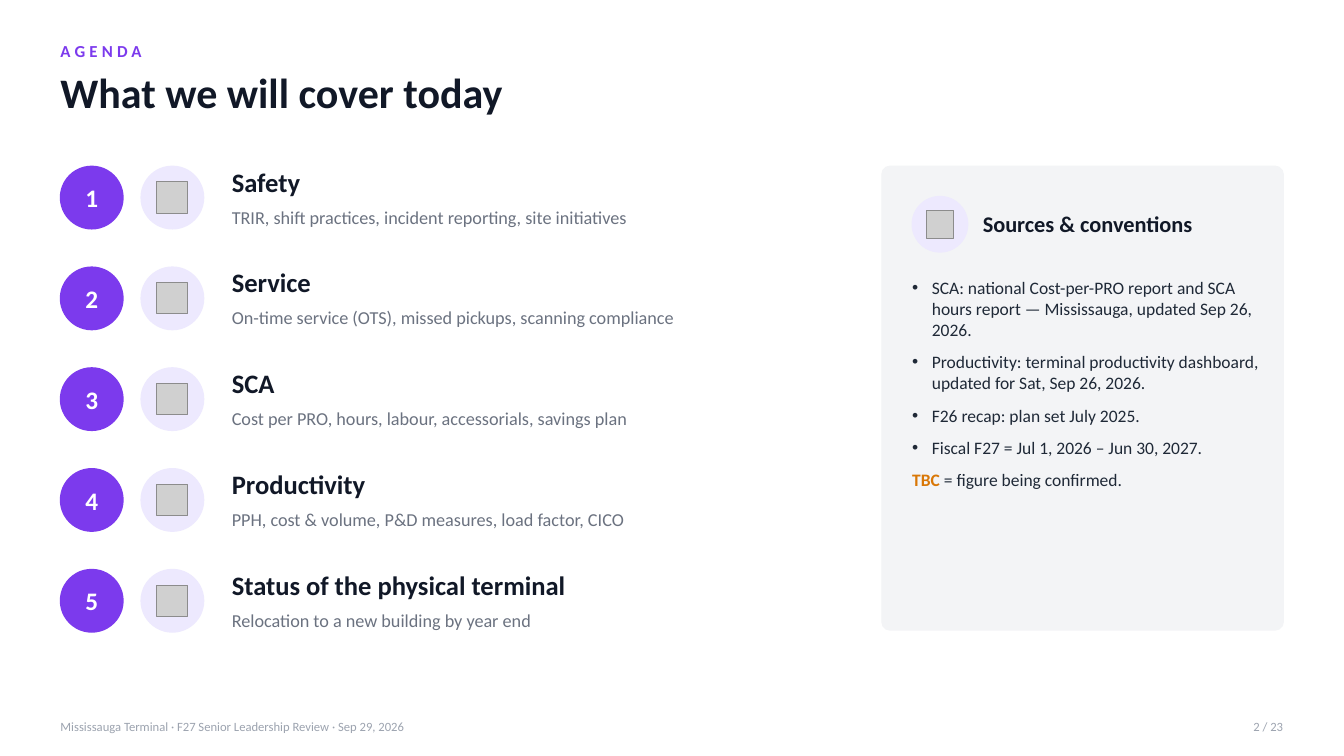
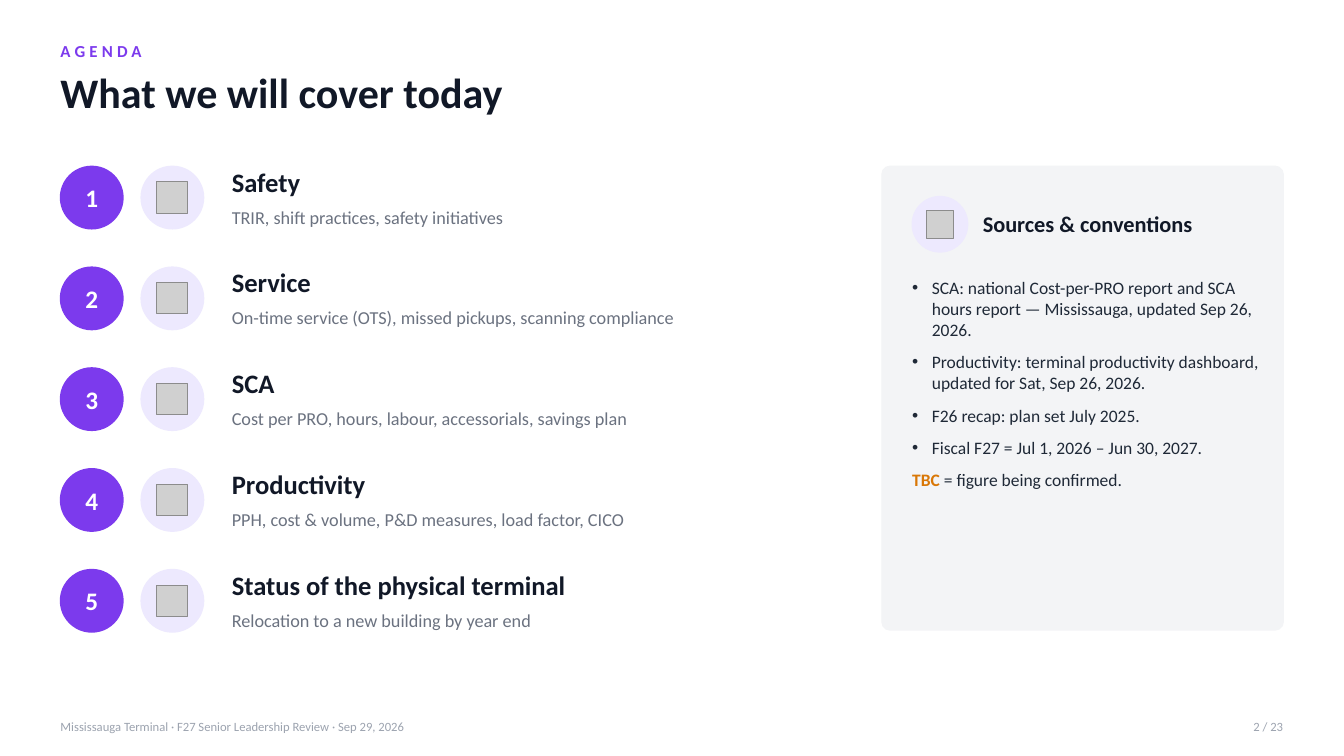
Before and after one commit to FuoriclasseX/mississauga-terminal-f26-cost-transformation-dashboard, a slide deck: slide 2 of presentation/Mississauga_F27_Leadership_Review_Sep29.pptx. Drawn at 1344x756 pixels with LibreOffice and Linux fonts; fonts in the diff are those of the drawing; grey boxes stand for pictures. Boxes give left, top, right and bottom in pixels: in the first picture for what was removed or moved away, otherwise in the second. Text is boxed around its words. In the diff, an @@ line names an element or a change of style, - is before the commit and + after.

```diff
--- a/presentation/Mississauga_F27_Leadership_Review_Sep29.pptx
+++ b/presentation/Mississauga_F27_Leadership_Review_Sep29.pptx
@@ text at <box>232,211,503,227</box>: text changed @@
-TRIR, shift practices, incident reporting, site initiatives
+TRIR, shift practices, safety initiatives
```
Also in this commit, not shown: 1 other slide changed, 1 slide added, 1 slide removed.
